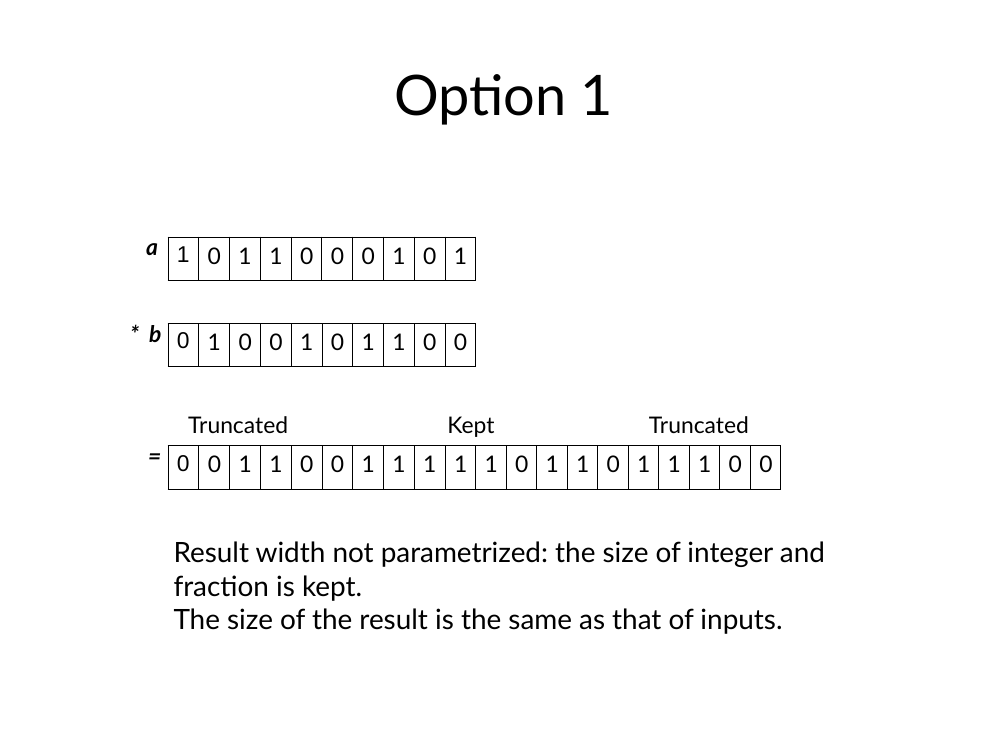
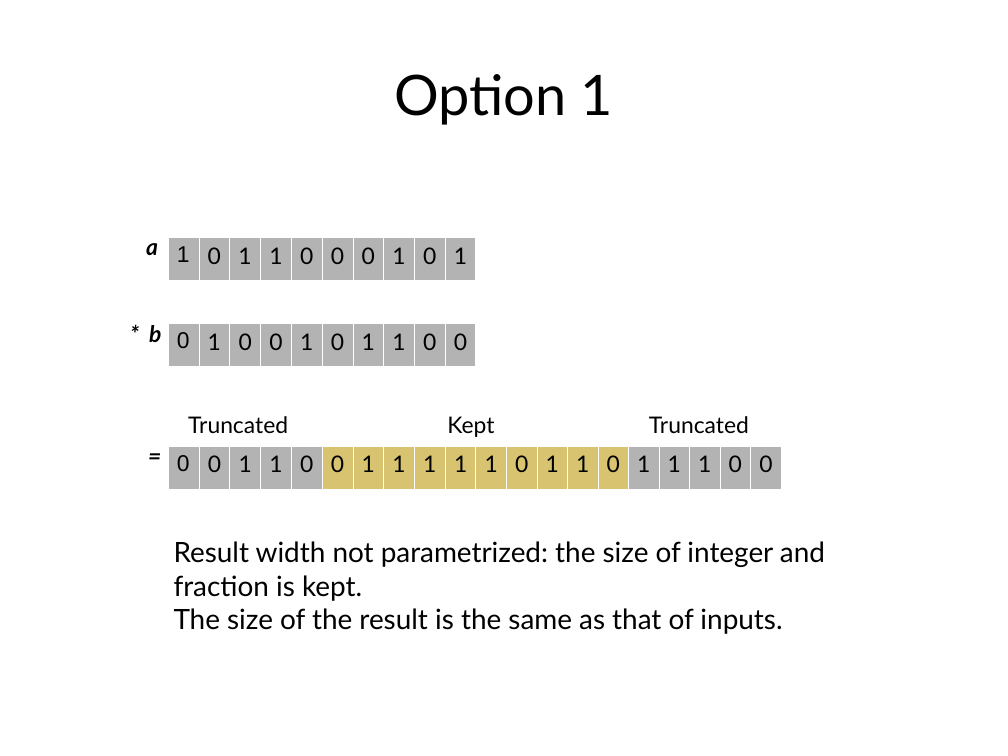
Before and after one commit to MihailoIsakov/layer_multiplex_nn, a slide deck: slide 4 of backpropagation/docs/doc.odp. Drawn at 1008x756 pixels with LibreOffice and Linux fonts; fonts in the diff are those of the drawing. Boxes give left, top, right and bottom in pixels: in the first picture for what was removed or moved away, otherwise in the second. Text is boxed around its words. In the diff, an @@ line names an element or a change of style, - is before the commit and + after.

```diff
--- a/backpropagation/docs/doc.odp
+++ b/backpropagation/docs/doc.odp
@@ table at [168, 237, 478, 280] @@
@@ fill none to #B3B3B3 in row 1 @@
@@ borders changed @@
@@ table at [168, 324, 478, 367] @@
@@ fill none to #B3B3B3 in row 1 @@
@@ borders changed @@
@@ table at [168, 446, 780, 489] @@
@@ fill none to #B3B3B3 in 10 cells @@
@@ fill none to #D7C370 in 10 cells @@
@@ borders changed @@
```
Also in this commit, not shown: 6 other slides changed.
